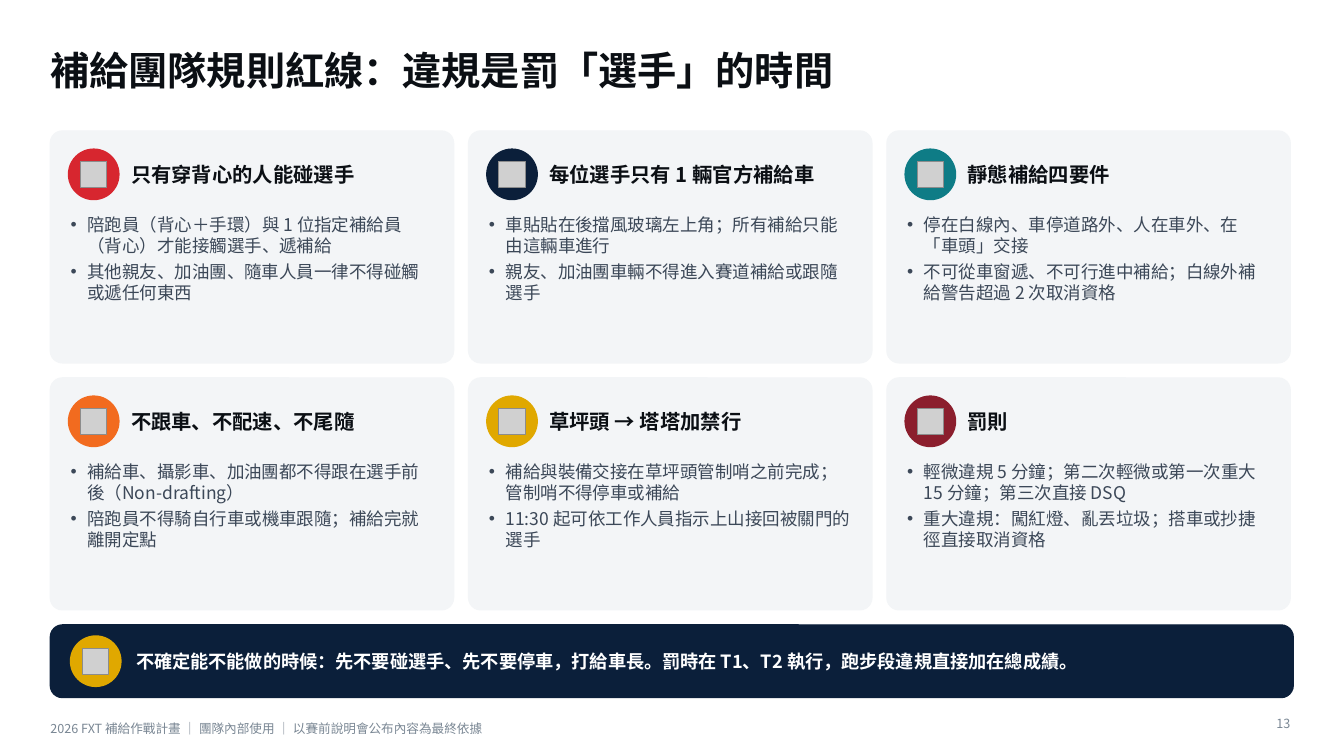
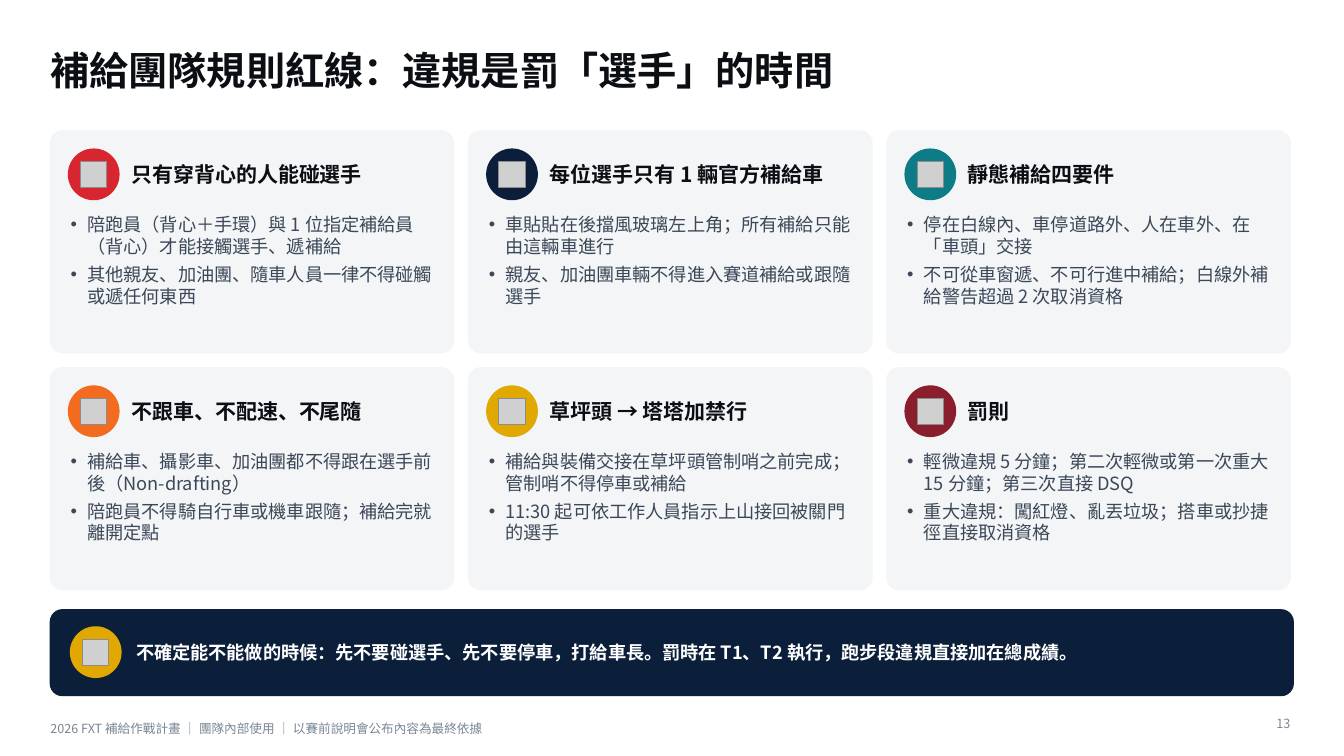
Before and after one commit to powermovebboy-sys/Race-site, a slide deck: slide 13 of deck/2026_FXT_補給作戰計畫.pptx. Drawn at 1344x756 pixels with LibreOffice and Linux fonts; fonts in the diff are those of the drawing; grey boxes stand for pictures. Boxes give left, top, right and bottom in pixels: in the first picture for what was removed or moved away, otherwise in the second. Text is boxed around its words. In the diff, an @@ line names an element or a change of style, - is before the commit and + after.

```diff
--- a/deck/2026_FXT_補給作戰計畫.pptx
+++ b/deck/2026_FXT_補給作戰計畫.pptx
@@ rounded rectangle resized from (x1=50, y1=131, x2=454, y2=363) to (x1=50, y1=131, x2=454, y2=353) @@
@@ rounded rectangle resized from (x1=469, y1=131, x2=872, y2=363) to (x1=469, y1=131, x2=872, y2=353) @@
@@ rounded rectangle resized from (x1=887, y1=131, x2=1291, y2=363) to (x1=887, y1=131, x2=1291, y2=353) @@
@@ rounded rectangle resized from (x1=50, y1=378, x2=454, y2=610) to (x1=50, y1=368, x2=454, y2=590) @@
@@ rounded rectangle resized from (x1=469, y1=378, x2=872, y2=610) to (x1=469, y1=368, x2=872, y2=590) @@
@@ proportions changed in 7 elements at (x1=50, y1=131, x2=454, y2=353), (x1=469, y1=131, x2=872, y2=353), (x1=887, y1=131, x2=1291, y2=353), (x1=50, y1=610, x2=1294, y2=696), (x1=50, y1=368, x2=454, y2=590), (x1=469, y1=368, x2=872, y2=590), (x1=887, y1=368, x2=1291, y2=590) @@
@@ rounded rectangle resized from (x1=887, y1=378, x2=1291, y2=610) to (x1=887, y1=368, x2=1291, y2=590) @@
@@ 4 pictures, 4 ellipses, 3 texts moved together from (x1=69, y1=396, x2=1009, y2=687) to (x1=69, y1=386, x2=1010, y2=678) @@
@@ size 14.5 to 15 pt in 6 elements at (x1=131, y1=164, x2=362, y2=184), (x1=549, y1=164, x2=823, y2=184), (x1=968, y1=161, x2=1115, y2=187), (x1=131, y1=401, x2=362, y2=421), (x1=549, y1=401, x2=748, y2=421), (x1=968, y1=401, x2=1010, y2=421) @@
@@ text "補給車、攝影車、加油團都不得跟在選手前後（Non-drafting）" moved from (x1=87, y1=463, x2=419, y2=548) to (x1=87, y1=452, x2=432, y2=541) @@
@@ text "補給與裝備交接在草坪頭管制哨之前完成；管制哨不得停車或補給" moved from (x1=506, y1=463, x2=850, y2=548) to (x1=506, y1=452, x2=851, y2=541) @@
@@ size 12.5 to 13 pt in 6 elements at (x1=87, y1=215, x2=432, y2=305), (x1=506, y1=215, x2=851, y2=305), (x1=924, y1=215, x2=1269, y2=305), (x1=87, y1=452, x2=432, y2=541), (x1=506, y1=452, x2=851, y2=541), (x1=924, y1=452, x2=1269, y2=541) @@
@@ text "輕微違規 5 分鐘；第二次輕微或第一次重大 15 分鐘；第三次直接 ..." moved from (x1=924, y1=463, x2=1256, y2=548) to (x1=924, y1=452, x2=1269, y2=541) @@
@@ rounded rectangle resized from (x1=50, y1=625, x2=1294, y2=698) to (x1=50, y1=610, x2=1294, y2=696) @@
@@ text "不確定能不能做的時候：先不要碰選手、先不要停車，打給車長。罰時在 T1、T2 執行，跑步段違規直接加在總成績。" moved from (x1=136, y1=652, x2=1078, y2=671) to (x1=136, y1=643, x2=1078, y2=662) @@
```
Also in this commit, not shown: 17 other slides changed, 9 other files.
